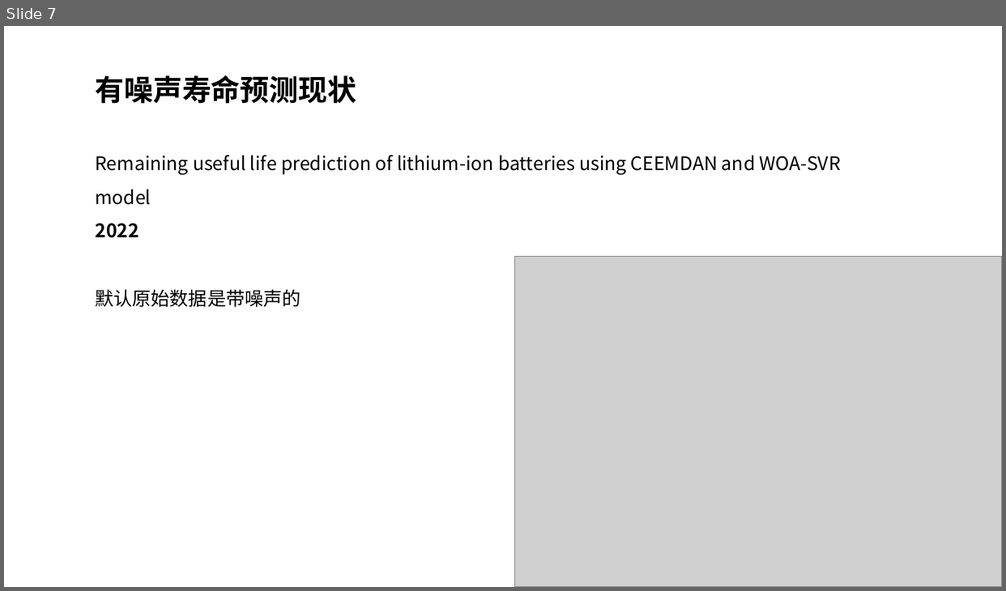
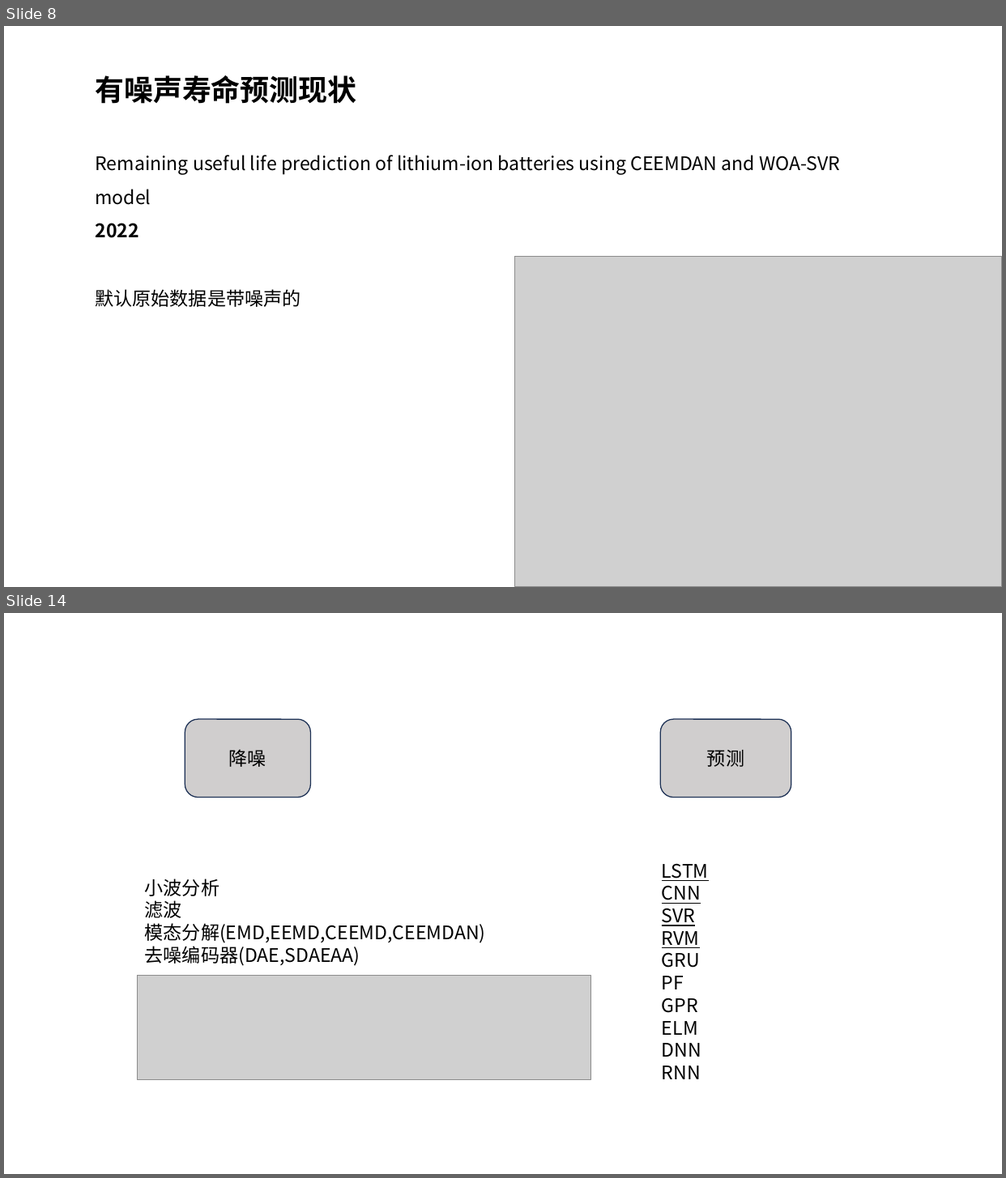
Before and after one commit to lucking666/sys, a slide deck: 卢老师论文汇报/1115汇报.pptx. Shown one above the other, each under a label of ours: slide 7 before the commit, slides 8 and 14 after it; the slides between them are not shown. The pictures are 1006x591 and 1006x1178 pixels, drawn with LibreOffice and Linux fonts; fonts in the diff are those of the drawing; grey boxes stand for pictures. Boxes give left, top, right and bottom in pixels: in the first picture for what was removed or moved away, otherwise in the second. Text is boxed around its words. In the diff, an @@ line names an element or a change of style, - is before the commit and + after.

```diff
--- a/卢老师论文汇报/1115汇报.pptx
+++ b/卢老师论文汇报/1115汇报.pptx
@@ slide 14 added at bbox=[4, 613, 1002, 1174], background #FFFFFF @@
@@ rounded rectangle added at bbox=[185, 719, 311, 797], fill #D0CECE, outline #1E3256 1 pt, 18 pt, text #000000 @@
+降噪
@@ rounded rectangle added at bbox=[661, 719, 791, 797], fill #D0CECE, outline #1E3256 1 pt, 18 pt, text #000000 @@
+预测
@@ text added at bbox=[145, 879, 486, 966], 18 pt, text #000000 @@
+小波分析
+滤波
+模态分解(EMD,EEMD,CEEMD,CEEMDAN)
+去噪编码器(DAE,SDAEAA)
@@ text added at bbox=[662, 863, 709, 1080], 18 pt, text #000000 @@
+LSTM
+CNN
+SVR
+RVM
+GRU
+PF
+GPR
+ELM
+DNN
+RNN
@@ picture added at bbox=[138, 976, 591, 1080] @@
@@ what was slide 7 is now slide 8 @@
```
Also in this commit, not shown: 2 slides changed, 6 other slides added, 7 slides removed, 24 other files.
